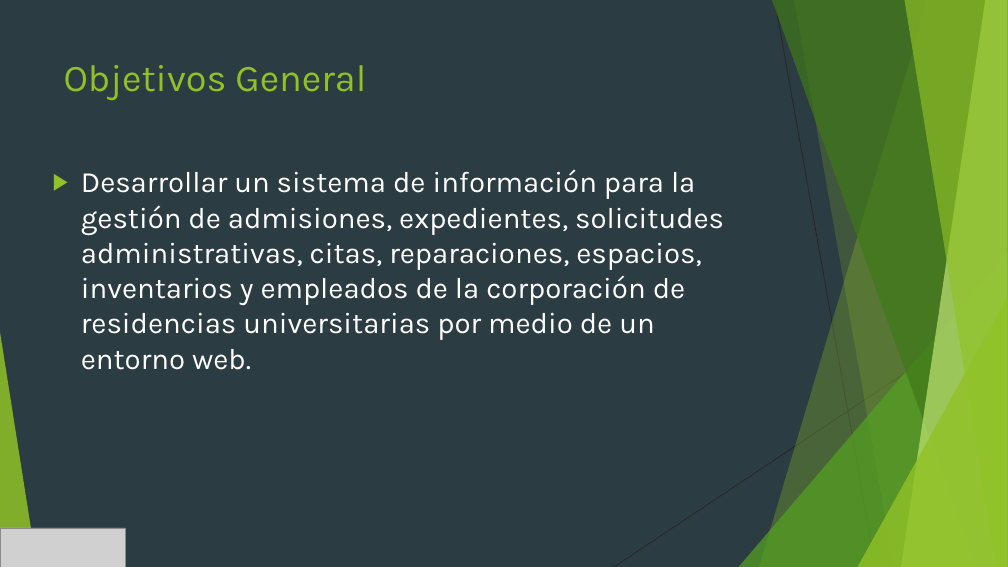
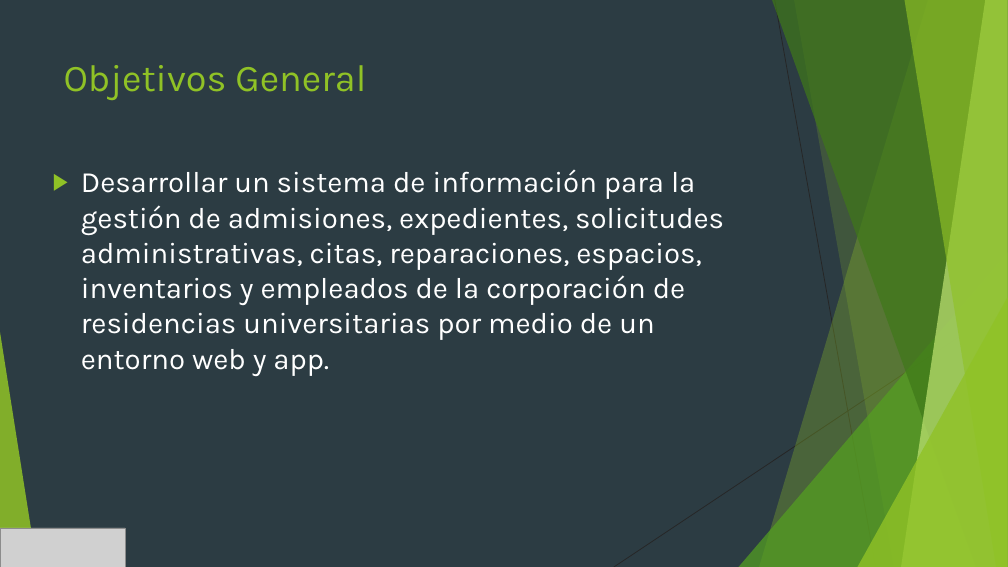
Before and after one commit to JefersonGuevara/Cru_Portal, a slide deck: slide 3 of Documentacion/SISTEMA DE INFORMACIÓN PARA LA GESTIÓN DE ADMISIONES.pptx. Drawn at 1008x567 pixels with LibreOffice and Linux fonts; fonts in the diff are those of the drawing; grey boxes stand for pictures. Boxes give left, top, right and bottom in pixels: in the first picture for what was removed or moved away, otherwise in the second. Text is boxed around its words. In the diff, an @@ line names an element or a change of style, - is before the commit and + after.

```diff
--- a/Documentacion/SISTEMA DE INFORMACIÓN PARA LA GESTIÓN DE ADMISIONES.pptx
+++ b/Documentacion/SISTEMA DE INFORMACIÓN PARA LA GESTIÓN DE ADMISIONES.pptx
@@ text at (x1=81, y1=170, x2=724, y2=376): text changed @@
-▶ Desarrollar un sistema de información para la gestión de admisiones, expedientes, solicitudes administrativas, citas, reparaciones, espacios, inventarios y empleados de la corporación de residencias universitarias por medio de un entorno web.
+▶ Desarrollar un sistema de información para la gestión de admisiones, expedientes, solicitudes administrativas, citas, reparaciones, espacios, inventarios y empleados de la corporación de residencias universitarias por medio de un entorno web y app.
```
Also in this commit, not shown: 6 other slides changed, 9 slides removed, 1 other file.
